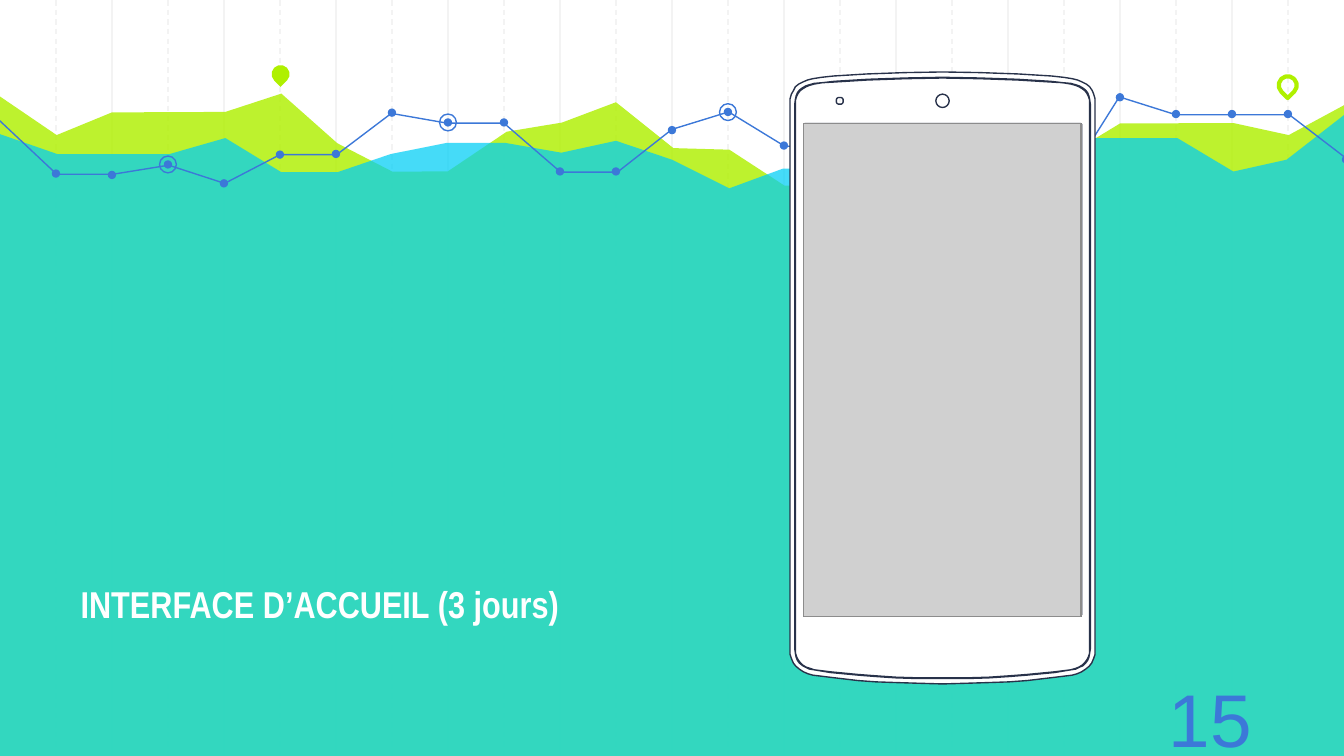
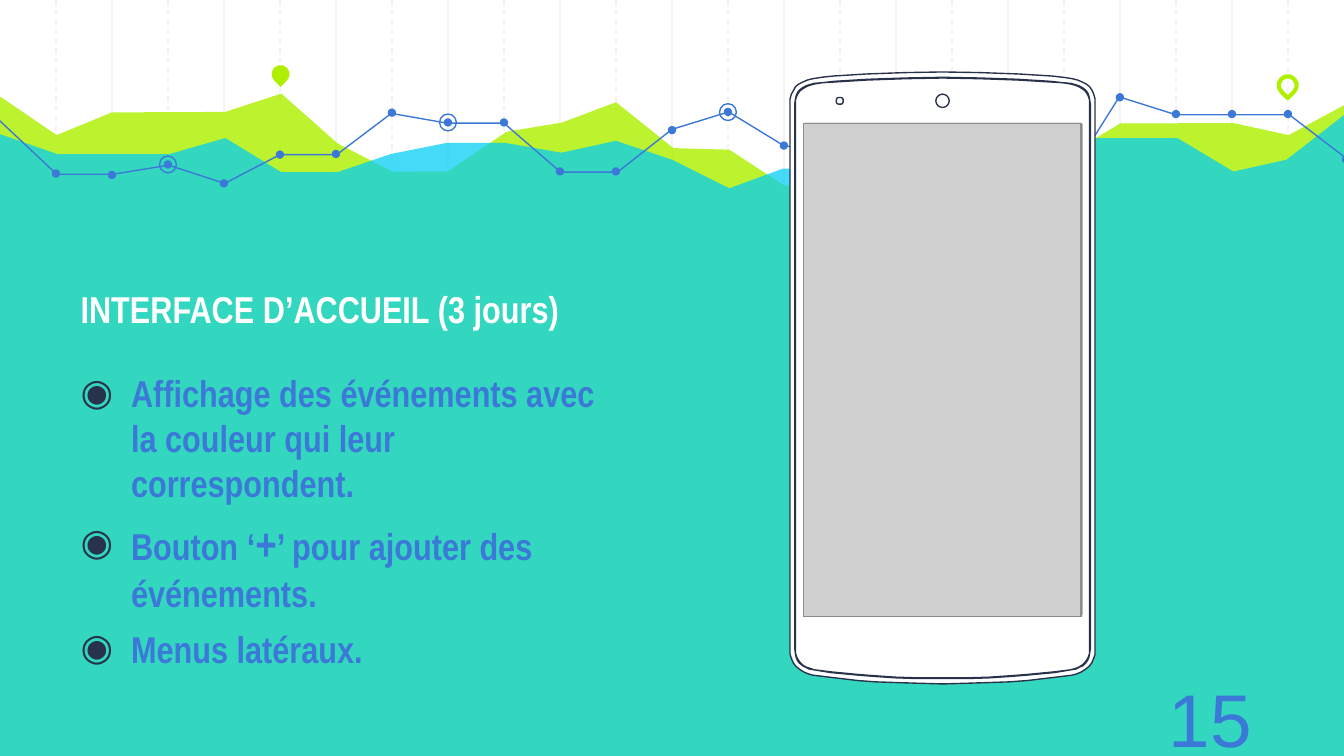
Before and after one commit to AzeddineZadir/docpfc, a slide deck: slide 18 of présentation licence 3.pptx. Drawn at 1344x756 pixels with LibreOffice and Linux fonts; fonts in the diff are those of the drawing; grey boxes stand for pictures. Boxes give left, top, right and bottom in pixels: in the first picture for what was removed or moved away, otherwise in the second. Text is boxed around its words. In the diff, an @@ line names an element or a change of style, - is before the commit and + after.

```diff
--- a/présentation licence 3.pptx
+++ b/présentation licence 3.pptx
@@ text at [131,380,594,663]: paragraphs added @@
+◉ Affichage des événements avec la couleur qui leur correspondent.
+◉ Bouton ‘+’ pour ajouter des événements.
+◉ Menus latéraux.
```
Also in this commit, not shown: 3 other slides changed.
